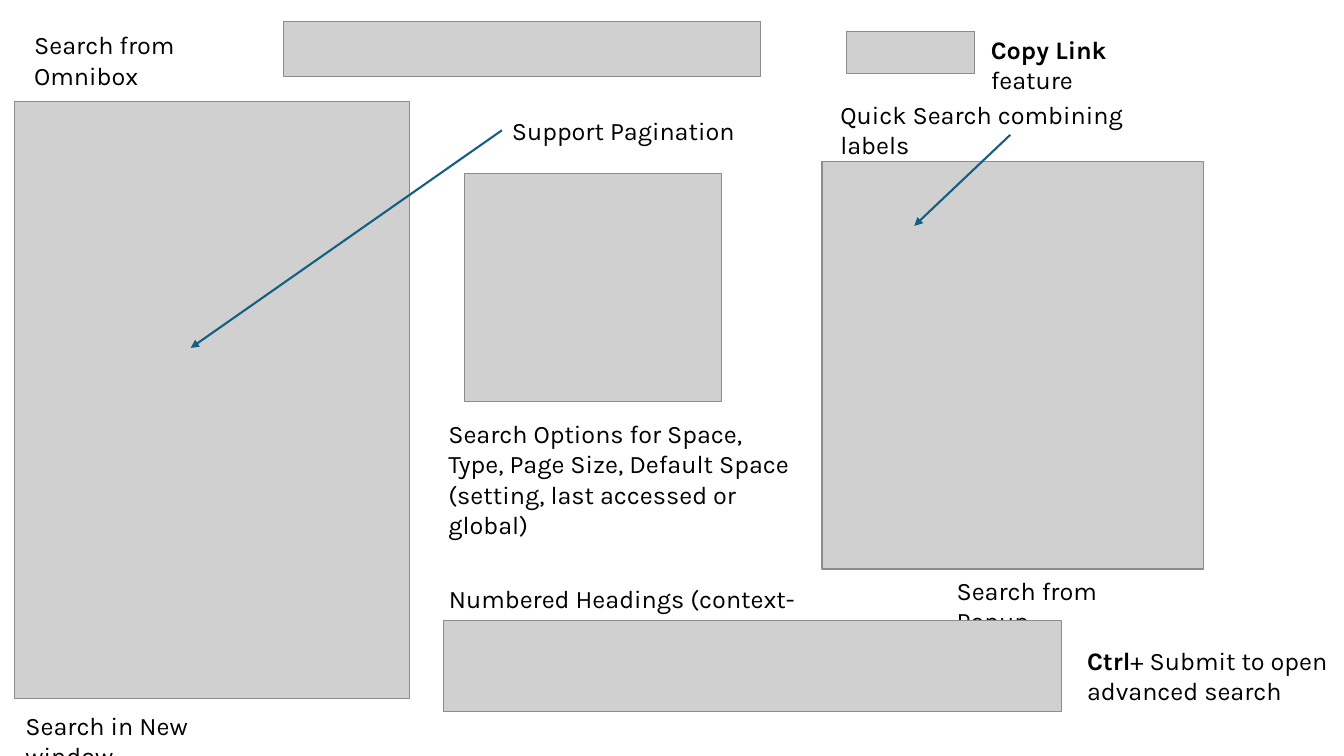
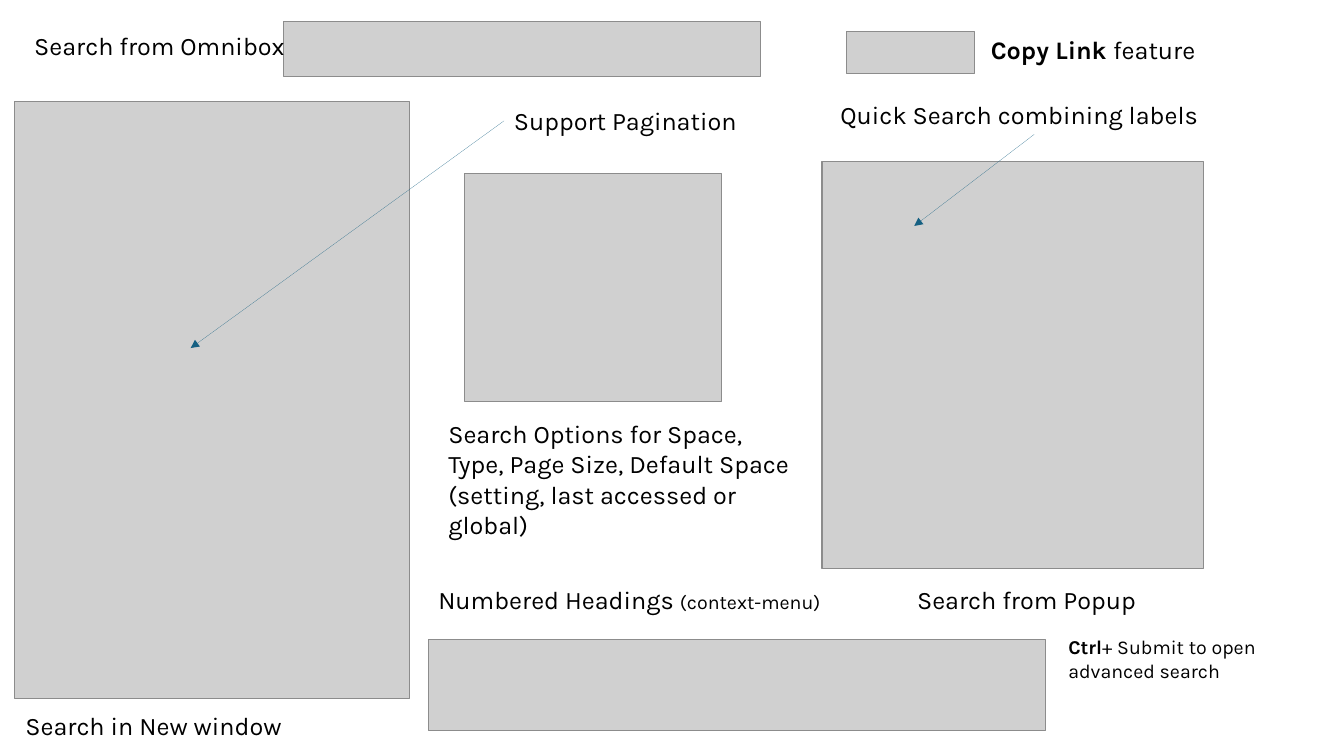
Before and after one commit to tdalon/confluence_crx, a slide deck: slide 1 of docs/assets/images/Promo.pptx. Drawn at 1344x756 pixels with LibreOffice and Linux fonts; fonts in the diff are those of the drawing; grey boxes stand for pictures. Boxes give left, top, right and bottom in pixels: in the first picture for what was removed or moved away, otherwise in the second. Text is boxed around its words. In the diff, an @@ line names an element or a change of style, - is before the commit and + after.

```diff
--- a/docs/assets/images/Promo.pptx
+++ b/docs/assets/images/Promo.pptx
@@ text "Search from Omnibox" rewrapped from (34, 36, 174, 86) to (34, 32, 284, 61) @@
@@ text "Copy Link feature" rewrapped from (991, 41, 1106, 90) to (991, 41, 1195, 65) @@
@@ text "Support Pagination": place and size @@
-text "Support Pagination" at (512, 122, 735, 146)
+text "Support Pagination" at (514, 112, 737, 137)
@@ text "Quick Search combining labels" rewrapped from (840, 106, 1123, 155) to (840, 106, 1198, 130) @@
@@ arrow moved from (502, 130) - (191, 348) to (504, 121) - (191, 348) @@
@@ arrow (504, 121) - (191, 348): stroke #156082 1.5 pt to #156082 0 pt @@
@@ arrow moved from (1010, 135) - (914, 226) to (1034, 134) - (914, 226) @@
@@ arrow (1034, 134) - (914, 226): stroke #156082 1.5 pt to #156082 0 pt @@
@@ text "Numbered Headings (context-menu)": place and size @@
-text "Numbered Headings (context-menu)" at (449, 590, 794, 621)
+text "Numbered Headings (context-menu)" at (438, 591, 820, 615)
@@ text "Numbered Headings (context-menu)" at (438, 591, 820, 615): size 18 to 14 pt in "(context-menu)" @@
@@ text "Search from Popup" rewrapped from (957, 582, 1097, 621) to (917, 591, 1135, 615) @@
@@ picture: place and size @@
-picture at (444, 620, 1062, 712)
+picture at (429, 639, 1047, 731)
@@ text "Ctrl+ Submit to open advanced ...": place and size @@
-text "Ctrl+ Submit to open advanced ..." at (1087, 652, 1328, 701)
+text "Ctrl+ Submit to open advanced ..." at (1068, 640, 1256, 679)
@@ text "Ctrl+ Submit to open advanced ..." at (1068, 640, 1256, 679): size 18 to 14 pt @@
@@ text "Search in New window" rewrapped from (25, 717, 187, 736) to (25, 717, 282, 736) @@
```
Also in this commit, not shown: 13 other files.
